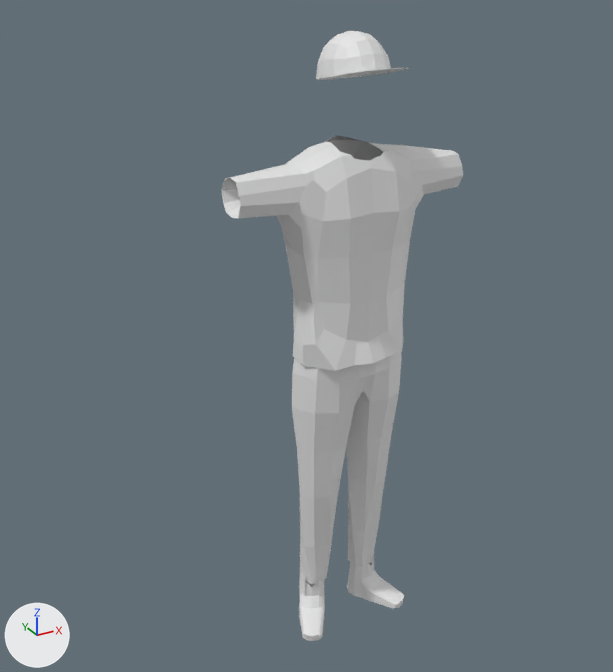
Renders of the FBX model Assets/fbx/skater.fbx from each side of a commit.
Rendered twice from a 50 mm lens placed at (-1.157, -1.87, 1.982), pointed at (-0.095, 0.062, 1.017). The lights are fixed; the arrows at lower left show +X, +Y and +Z. Where no turn or scale is listed for an object, it has been applied to the vertices.

Names of what the first picture shows: 'Pants', 'Shirt', 'ShoeLeft', 'ShoeRight', 'Shorts', 'TruckerHat'.
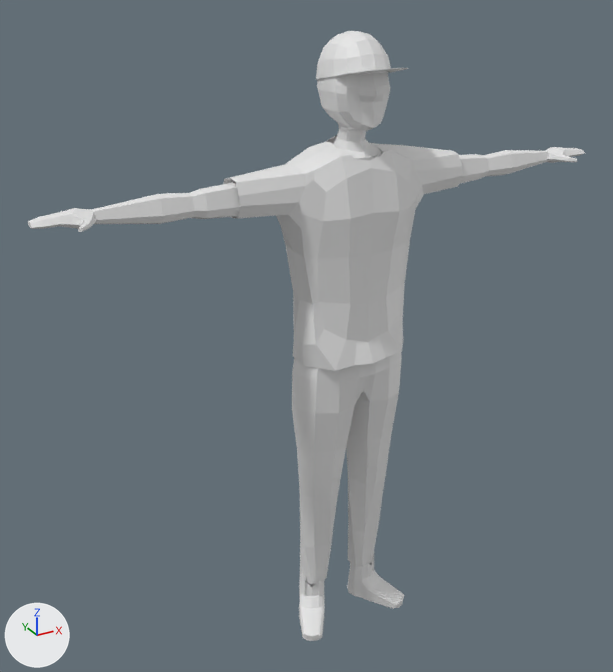
Boxes (x1, y1, x2, y2) around the edits, measured in the pictures (613 x 672 px):
'BodyMesh', added
    after: (28, 72, 585, 587)

Patch to the scene script:
```diff
--- a/Assets/fbx/skater.fbx.py
+++ b/Assets/fbx/skater.fbx.py
@@ mat_material @@
+mat_material = principled_material('Material')
+mat_material.base_color = (0.8, 0.8, 0.8)  # white #e7e7e7
+mat_material.roughness = 0.69
@@ me_cube @@
+me_cube.from_pydata(...)  # 560 vertices, 554 faces; spans x -0.82..0.82, y -0.12..0.09, z -1.59..0.16
+me_cube.materials.append(mat_material)  # white #e7e7e7
@@ ob_bodymesh @@
+ob_bodymesh = bpy.data.objects.new('BodyMesh', me_cube)
+ob_bodymesh.location = (0.0, 0.0, 1.662)
```
